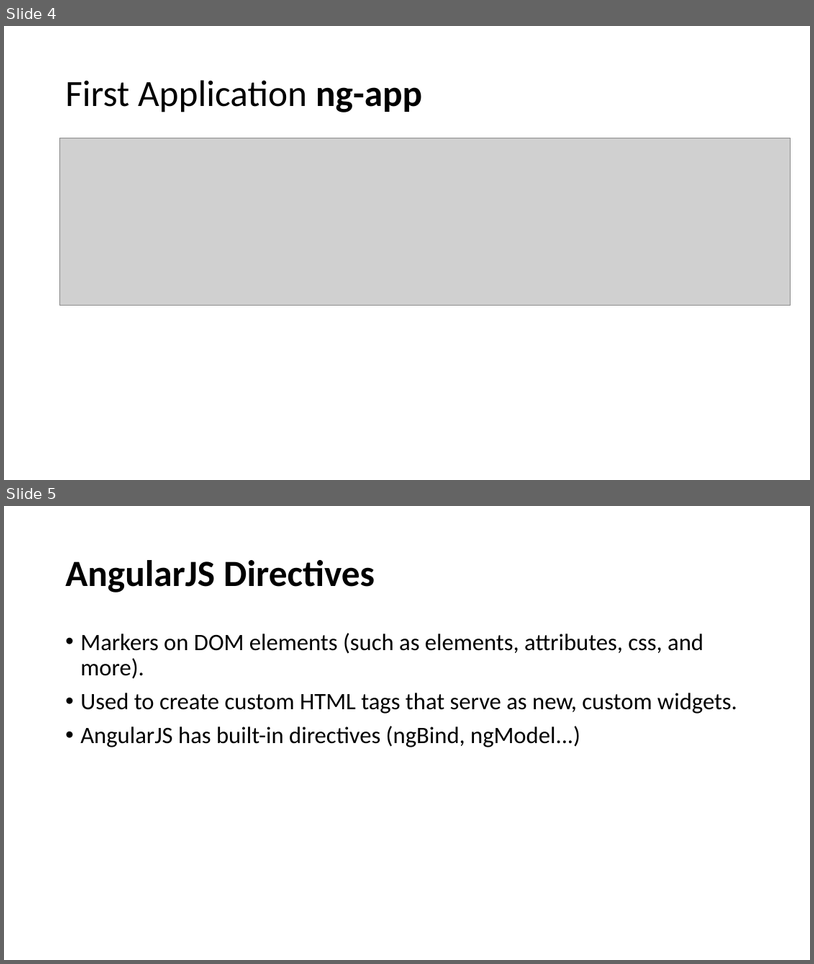
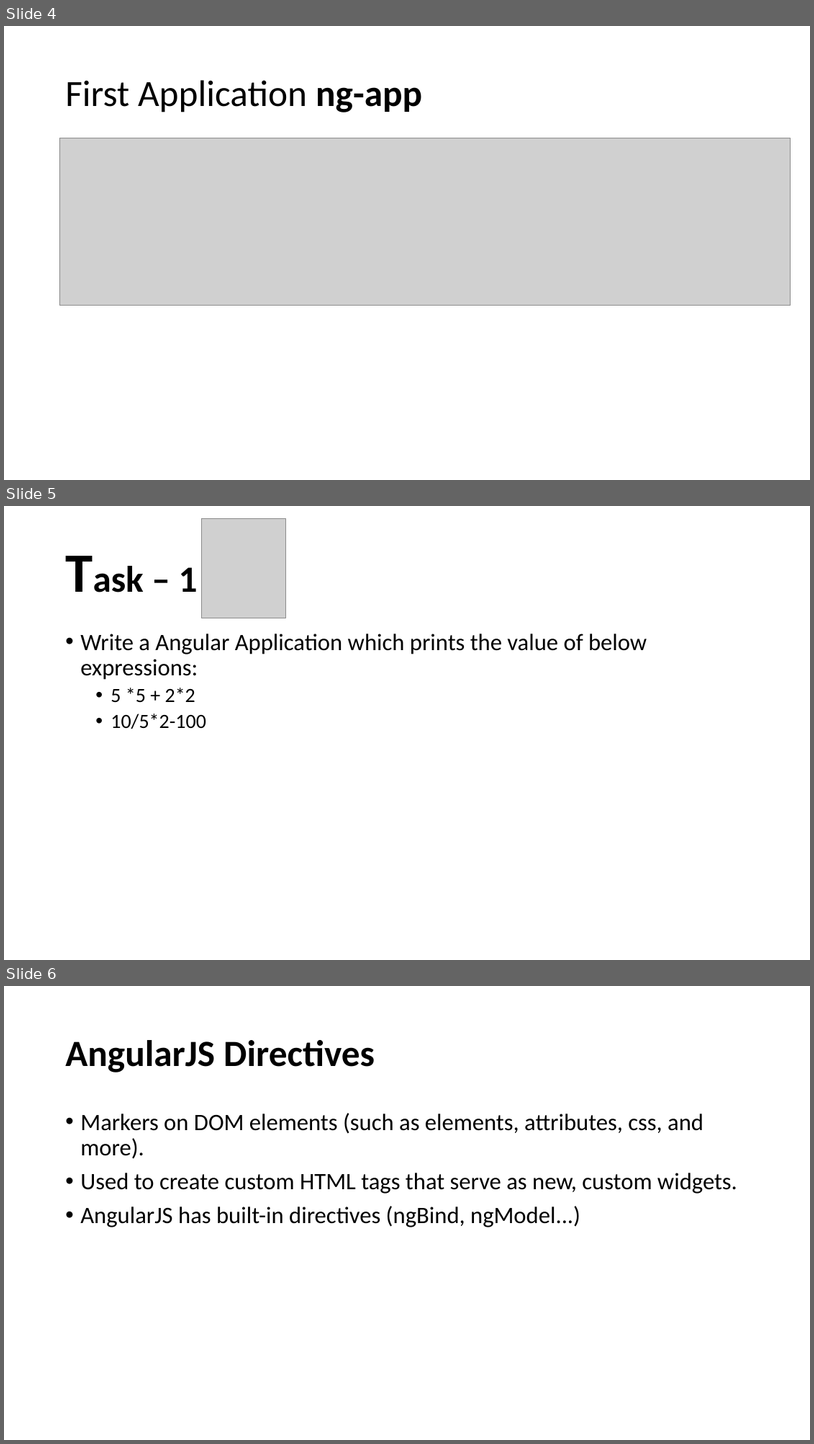
Before and after one commit to santoshkar/Angular, a slide deck: Angular JS draft.pptx. Shown one above the other, each under a label of ours: slides 4 and 5 before the commit, slides 4, 5 and 6 after it. The pictures are 814x964 and 814x1444 pixels, drawn with LibreOffice and Linux fonts; fonts in the diff are those of the drawing; grey boxes stand for pictures. Boxes give left, top, right and bottom in pixels: in the first picture for what was removed or moved away, otherwise in the second. Text is boxed around its words. In the diff, an @@ line names an element or a change of style, - is before the commit and + after.

```diff
--- a/Angular JS draft.pptx
+++ b/Angular JS draft.pptx
@@ slide 5 added at [4,506,810,960], background #FFFFFF @@
@@ picture added at [202,519,286,618] @@
@@ title added at [179,567,198,592], 44 pt, text #000000, bold @@
+Task – 1
@@ text added at [80,633,647,728], 28 pt, text #000000 @@
+• Write a Angular Application which prints the value of below expressions:
+  • 5 *5 + 2*2
+  • 10/5*2-100
@@ what was slide 5 is now slide 6 @@
```
Also in this commit, not shown: 2 slides changed, 17 other slides added, 1 slide removed, 5 other files.
